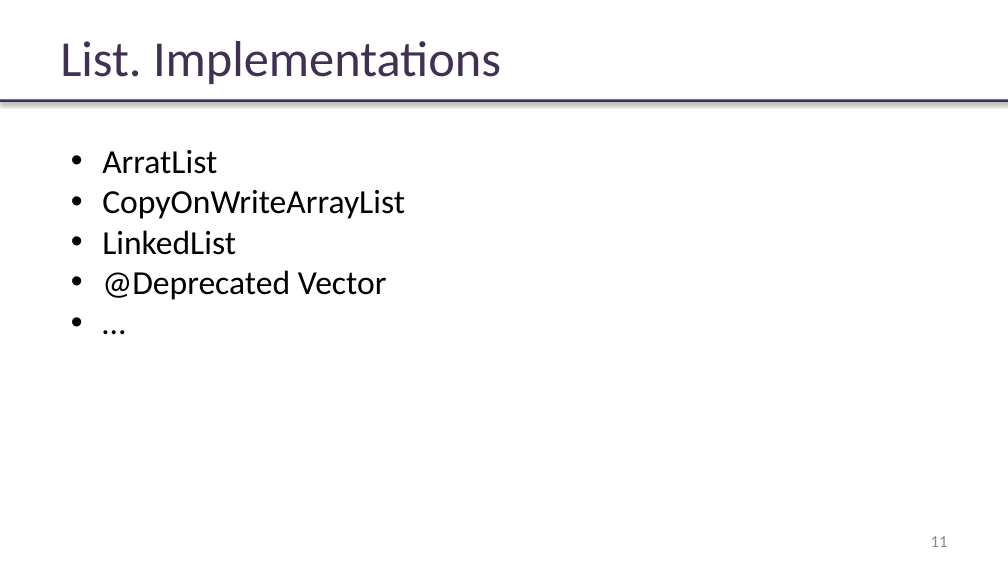
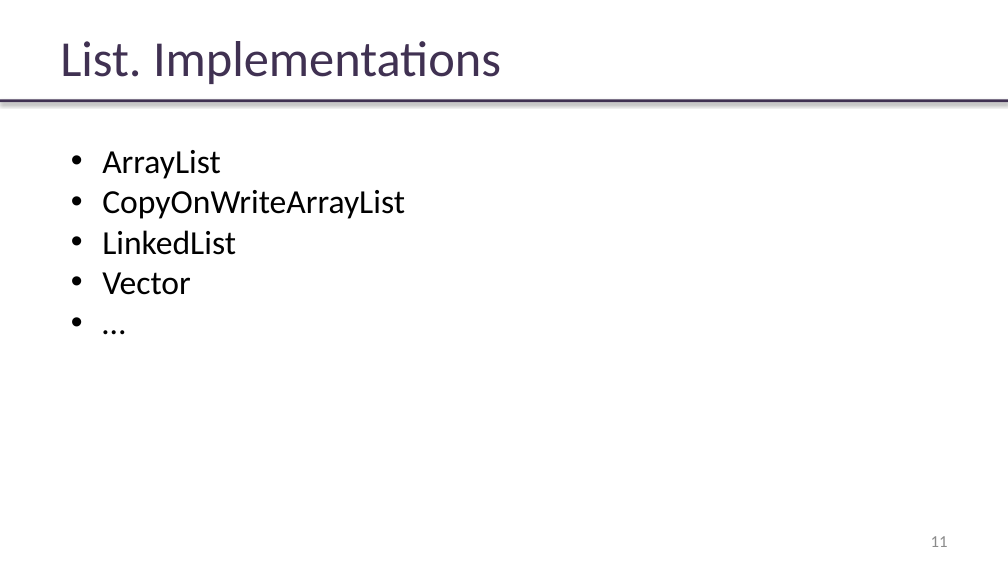
Before and after one commit to rybalkinsd/atom, a slide deck: slide 11 of lecture3/presentation/lecture03.pptx. Drawn at 1008x567 pixels with LibreOffice and Linux fonts; fonts in the diff are those of the drawing; background and template pictures are left out. Boxes give left, top, right and bottom in pixels: in the first picture for what was removed or moved away, otherwise in the second. Text is boxed around its words. In the diff, an @@ line names an element or a change of style, - is before the commit and + after.

```diff
--- a/lecture3/presentation/lecture03.pptx
+++ b/lecture3/presentation/lecture03.pptx
@@ text at <box>102,150,221,179</box>: text changed @@
-• ArratList
+• ArrayList
@@ text at <box>102,272,191,295</box>: text changed @@
-• @Deprecated Vector
+• Vector
```
Also in this commit, not shown: 1 other file.
